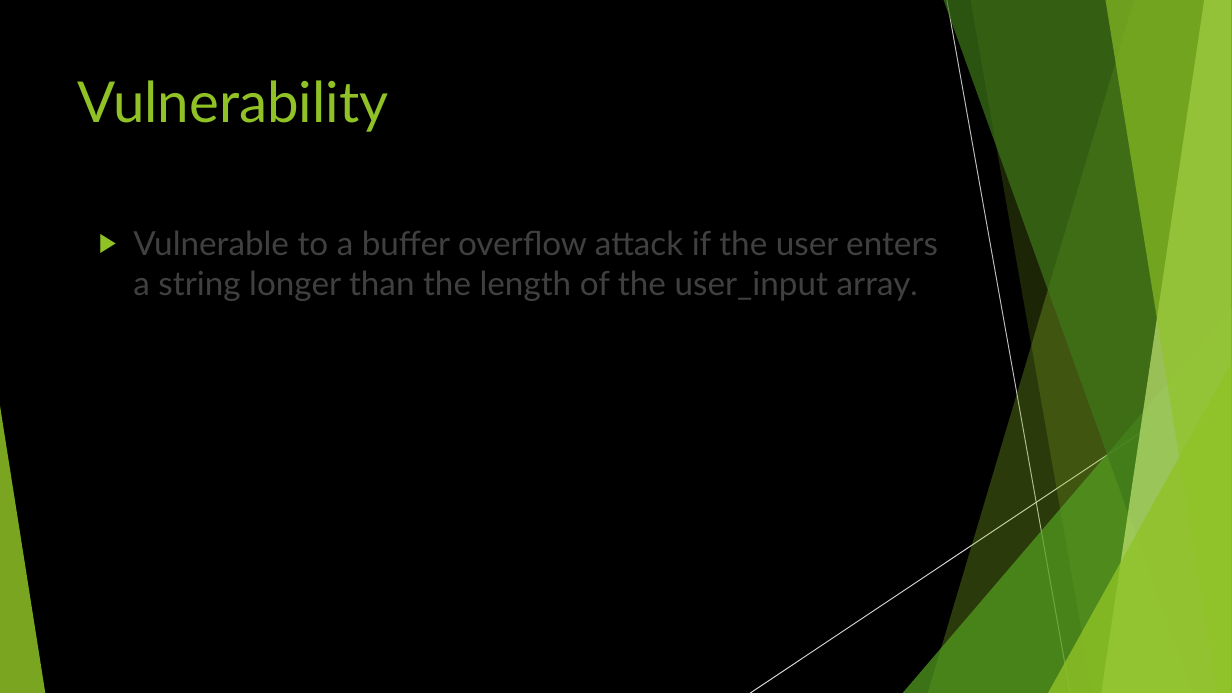
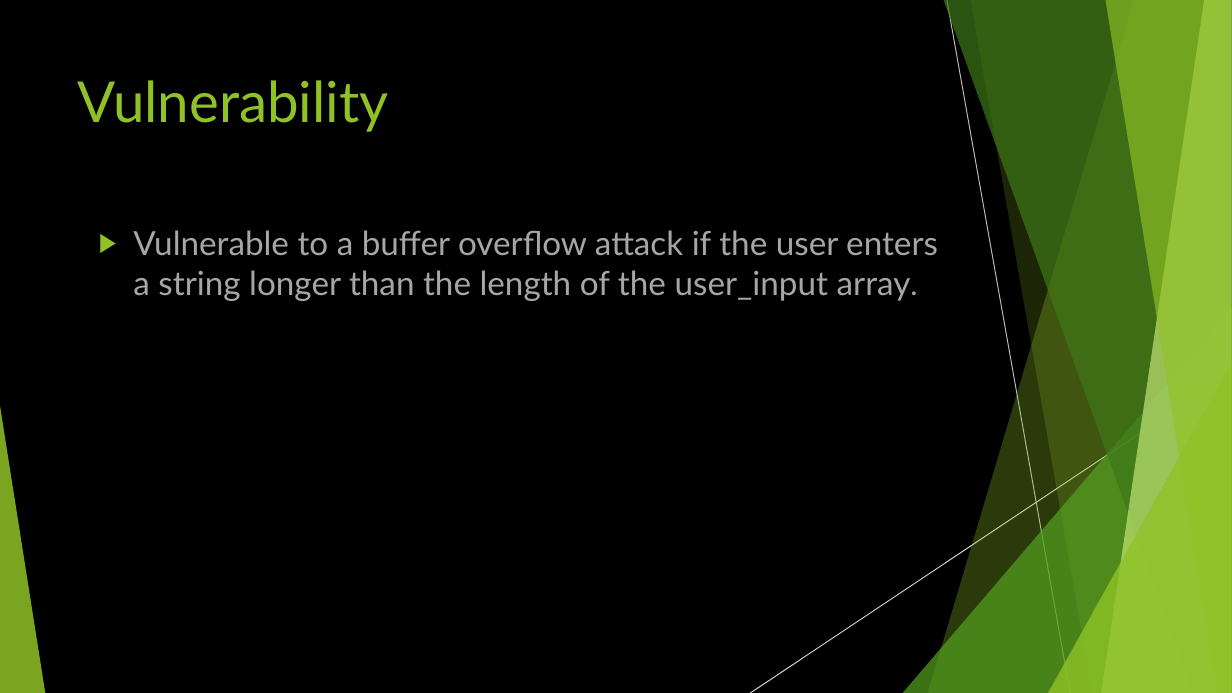
Before and after one commit to raamishkhan99/cpp-security-risks, a slide deck: slide 5 of 3 SECURITY RISKS OF C++ - Raamish Khan.pptx. Drawn at 1232x693 pixels with LibreOffice and Linux fonts; fonts in the diff are those of the drawing. Boxes give left, top, right and bottom in pixels: in the first picture for what was removed or moved away, otherwise in the second. Text is boxed around its words. In the diff, an @@ line names an element or a change of style, - is before the commit and + after.

```diff
--- a/3 SECURITY RISKS OF C++ - Raamish Khan.pptx
+++ b/3 SECURITY RISKS OF C++ - Raamish Khan.pptx
@@ text "Vulnerable to a buffer overflow ..." at (133,230,938,301): text colour #404040 to #A6A6A6 @@
```
Also in this commit, not shown: 11 other slides changed.
